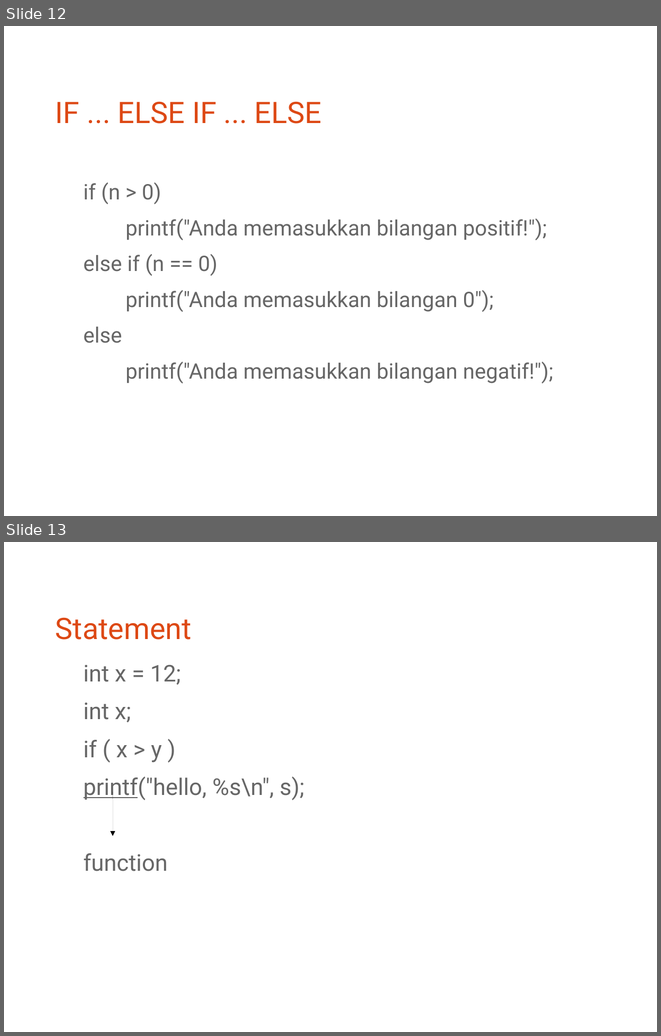
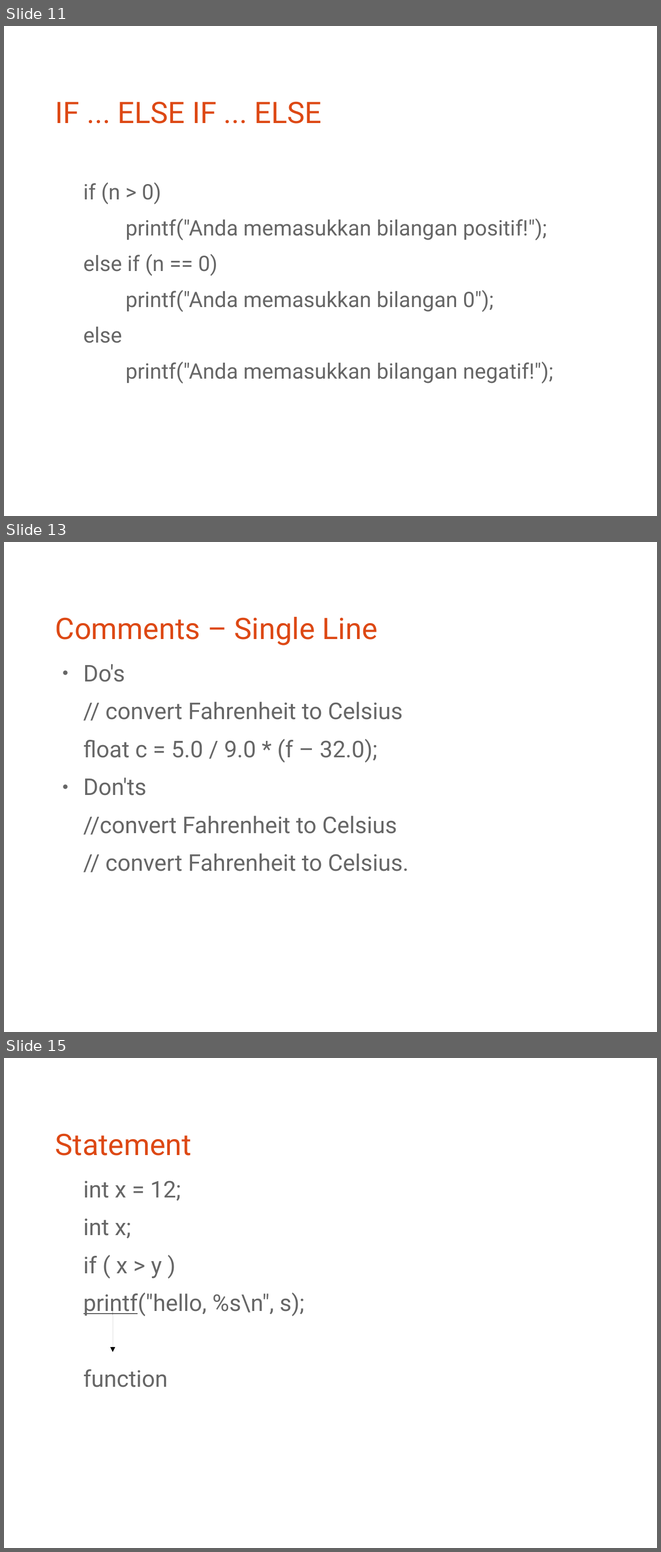
Before and after one commit to bagustris/prokom-tf, a slide deck: prokom1.odp. Shown one above the other, each under a label of ours: slides 12 and 13 before the commit, slides 11, 13 and 15 after it; the slides between them are not shown. The pictures are 661x1036 and 661x1552 pixels, drawn with LibreOffice and Linux fonts; fonts in the diff are those of the drawing. Boxes give left, top, right and bottom in pixels: in the first picture for what was removed or moved away, otherwise in the second. Text is boxed around its words. In the diff, an @@ line names an element or a change of style, - is before the commit and + after.

```diff
--- a/prokom1.odp
+++ b/prokom1.odp
@@ slide 13 added at (4,542,657,1032), background #FFFFFF @@
@@ title added at (55,617,378,645), 36 pt, text #DD4814 @@
+Comments – Single Line
@@ text added at (84,664,409,871), 28 pt, text #666666 @@
+● Do's
+// convert Fahrenheit to Celsius
+float c = 5.0 / 9.0 * (f – 32.0);
+● Don'ts
+//convert Fahrenheit to Celsius
+// convert Fahrenheit to Celsius.
@@ what was slide 12 is now slide 11 @@
@@ what was slide 13 is now slide 15 @@
```
Also in this commit, not shown: 2 slides changed, 2 other slides added, 1 slide removed.
